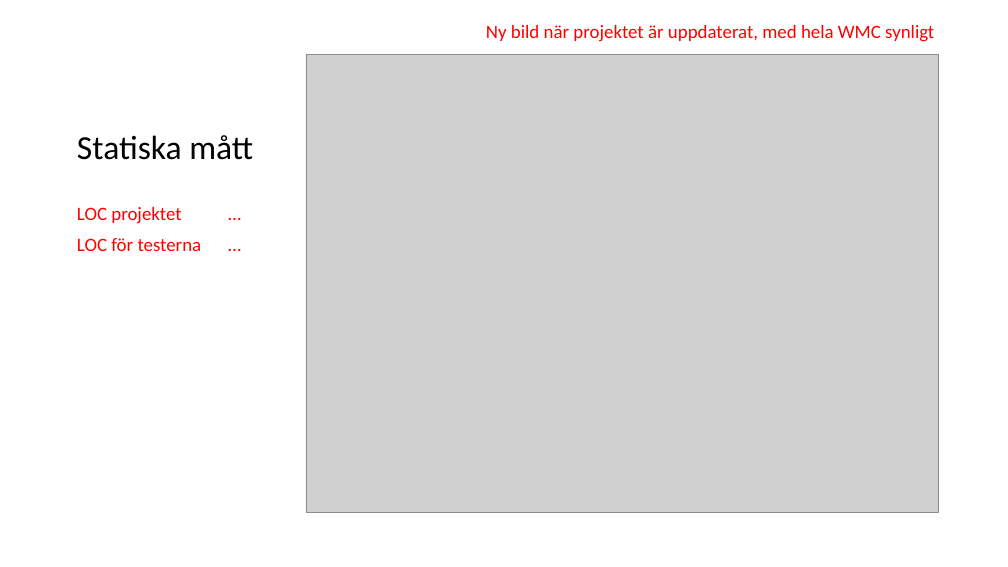
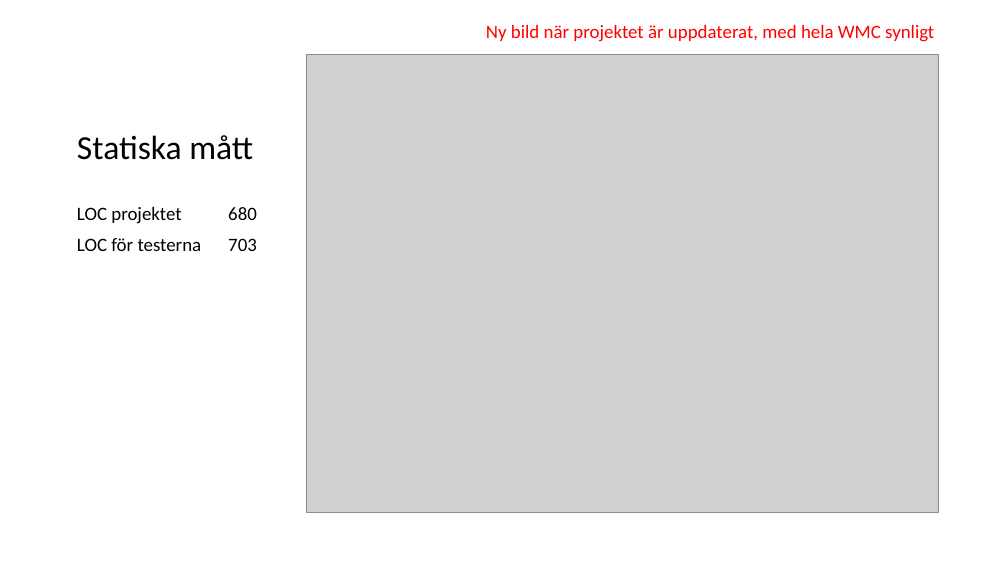
Before and after one commit to hampusidstam/InteGame, a slide deck: slide 30 of docs/Slutredovisning_grp5_v8.pptx (slide 31 before the commit). Drawn at 1008x567 pixels with LibreOffice and Linux fonts; fonts in the diff are those of the drawing; grey boxes stand for pictures. Boxes give left, top, right and bottom in pixels: in the first picture for what was removed or moved away, otherwise in the second. Text is boxed around its words. In the diff, an @@ line names an element or a change of style, - is before the commit and + after.

```diff
--- a/docs/Slutredovisning_grp5_v8.pptx
+++ b/docs/Slutredovisning_grp5_v8.pptx
@@ text at [77, 207, 257, 251]: text changed; text colour #FF0000 to #000000 @@
-LOC projektet …
-LOC för testerna …
+LOC projektet 680
+LOC för testerna 703
```
Also in this commit, not shown: 4 other slides changed, 1 slide removed, 1 other file.
